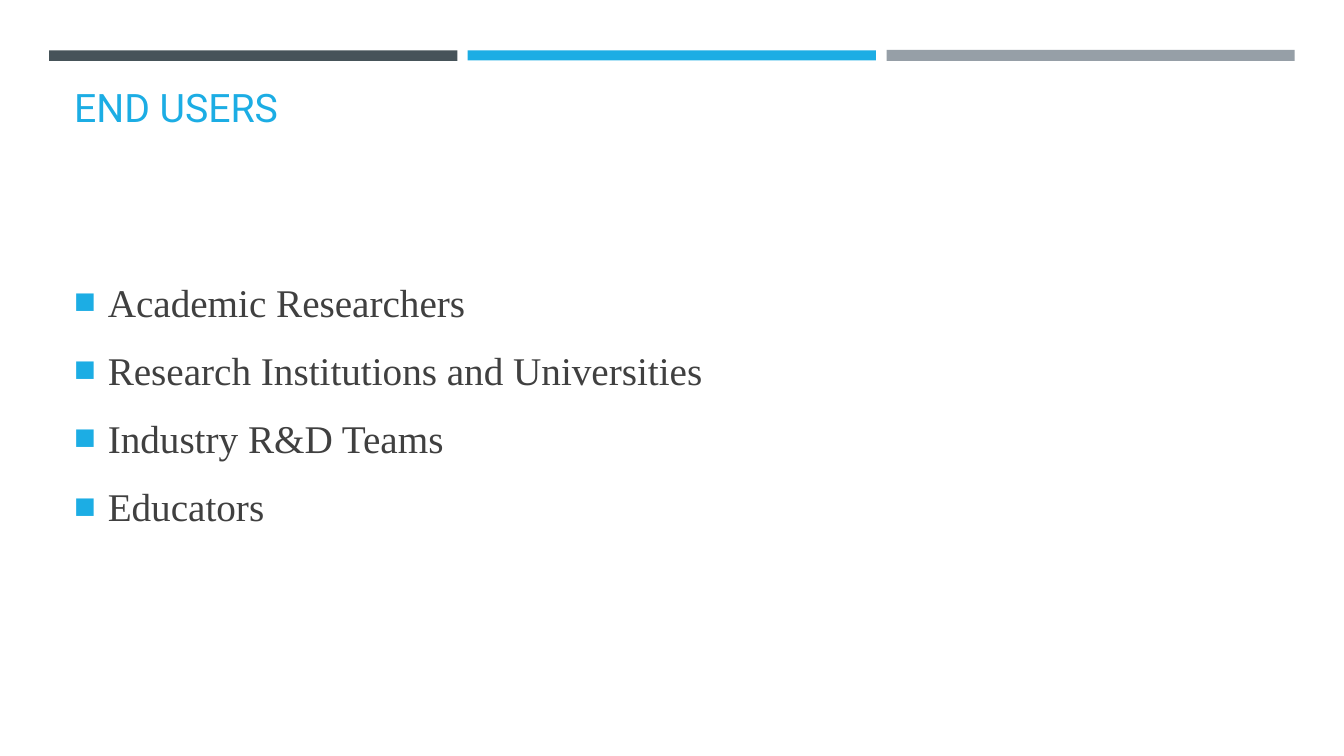
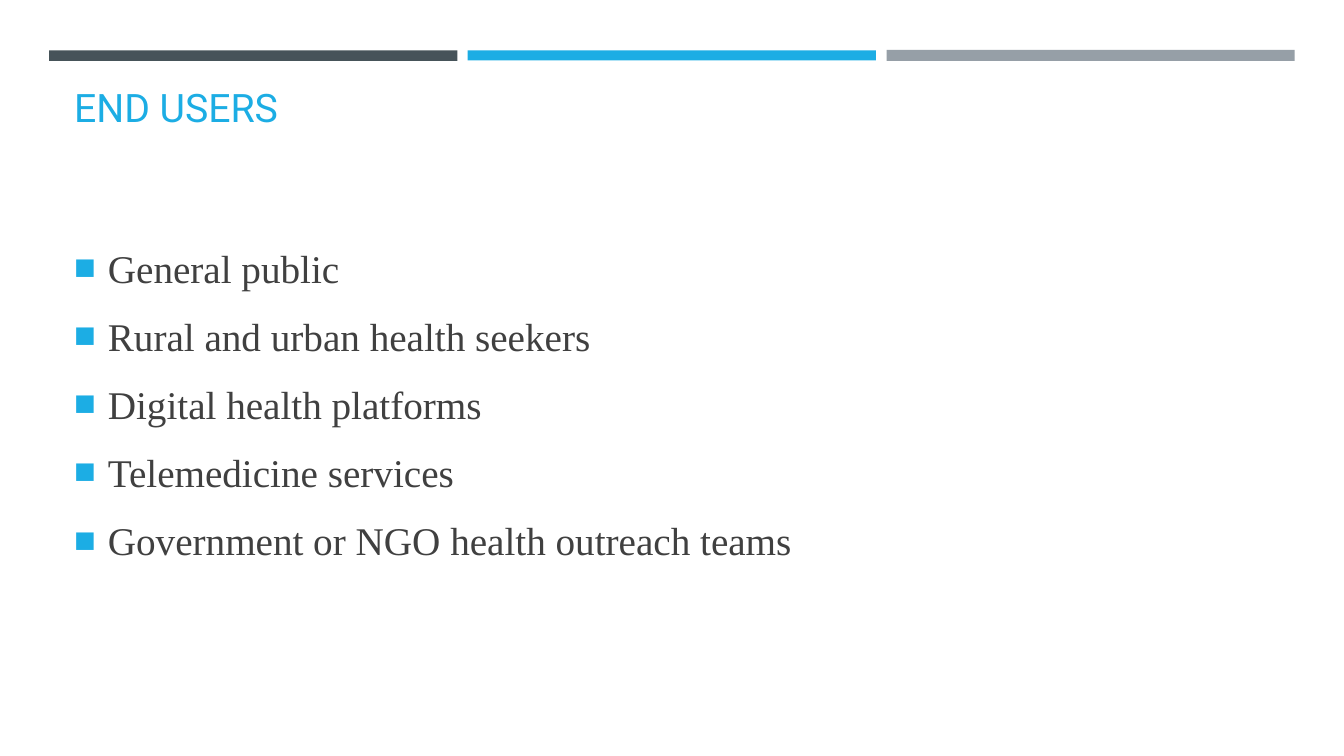
Before and after one commit to Kavyaba2004/Health-Agent, a slide deck: slide 7 of Agentic AI Health Symptom Checker.pptx. Drawn at 1344x756 pixels with LibreOffice and Linux fonts; fonts in the diff are those of the drawing; background and template pictures are left out. Boxes give left, top, right and bottom in pixels: in the first picture for what was removed or moved away, otherwise in the second. Text is boxed around its words. In the diff, an @@ line names an element or a change of style, - is before the commit and + after.

```diff
--- a/Agentic AI Health Symptom Checker.pptx
+++ b/Agentic AI Health Symptom Checker.pptx
@@ text at box(108, 256, 791, 556): text changed @@
-■ Academic Researchers
-■ Research Institutions and Universities
-■ Industry R&D Teams
-■ Educators
+■ General public
+■ Rural and urban health seekers
+■ Digital health platforms
+■ Telemedicine services
+■ Government or NGO health outreach teams
```
Also in this commit, not shown: 1 slide added.
